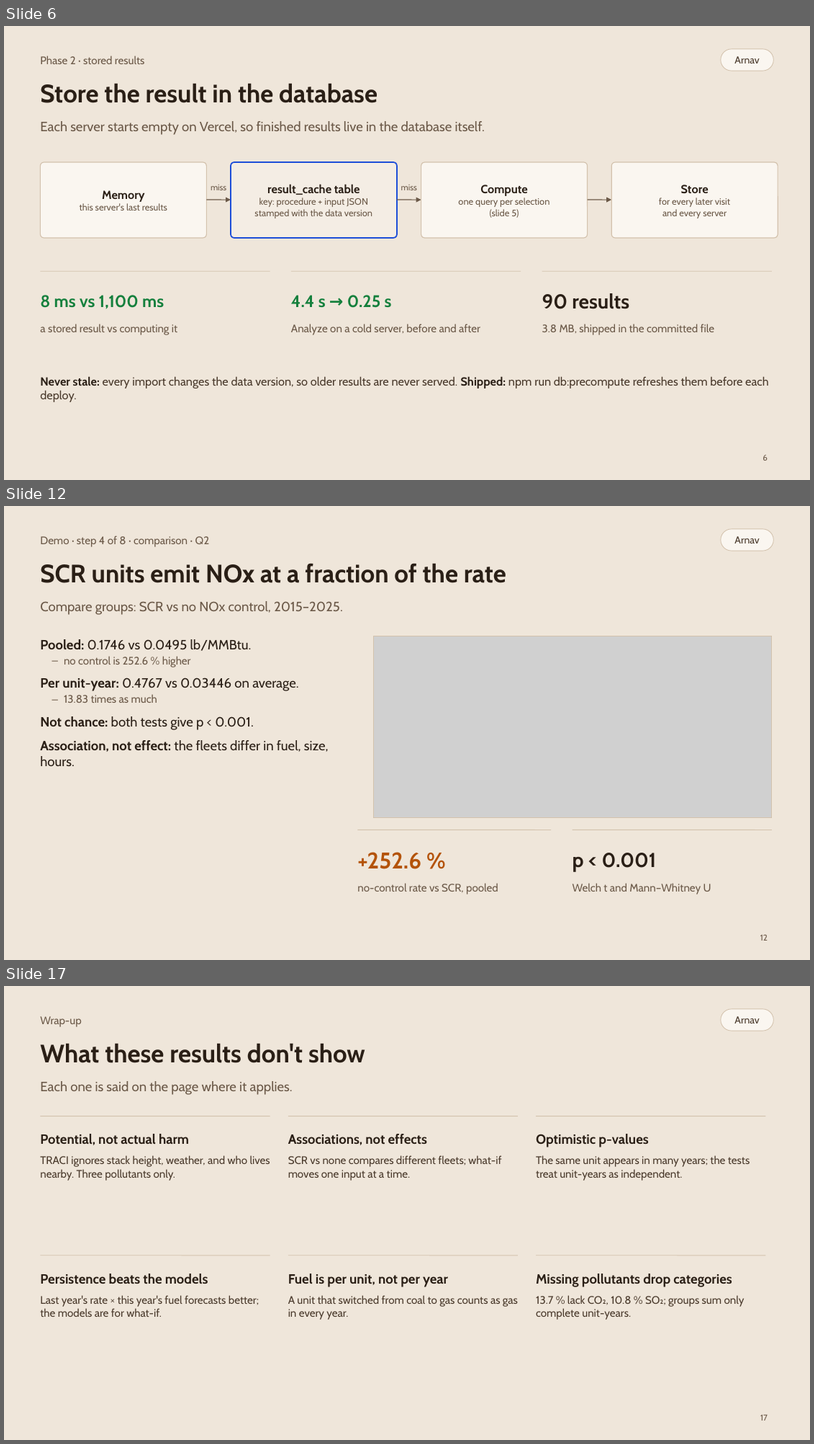
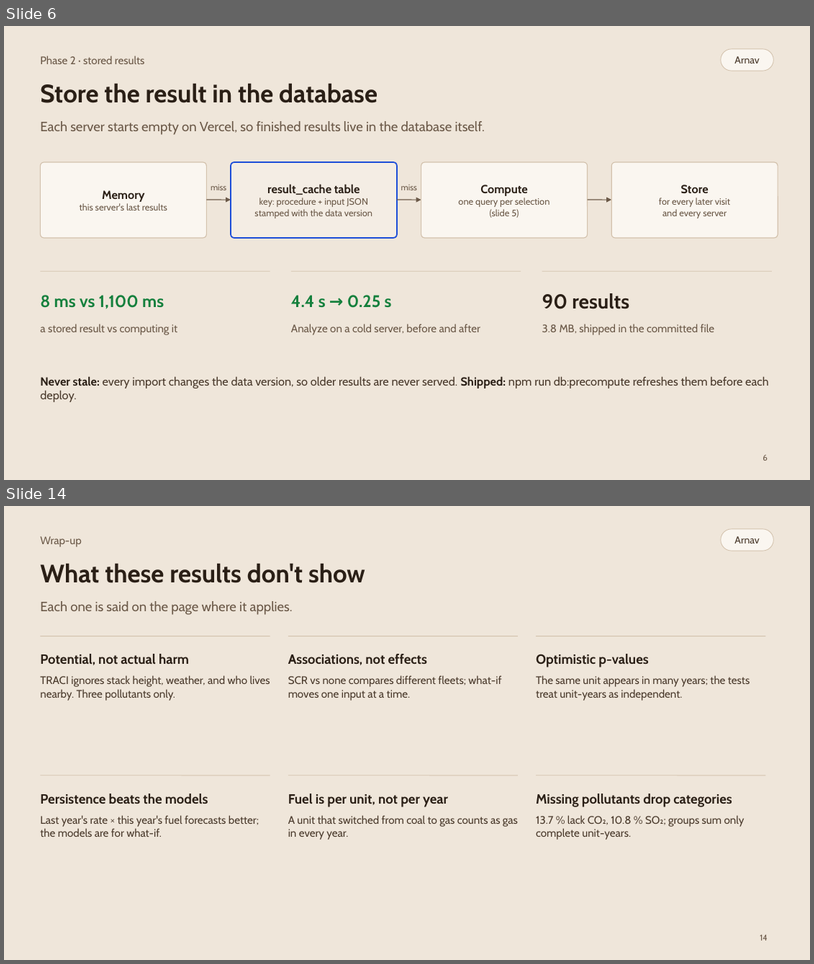
Before and after one commit to raajbanga/epaData, a slide deck: report/phase2/slides/epaData-slides.pptx. Shown one above the other, each under a label of ours: slides 6, 12 and 17 before the commit, slides 6 and 14 after it; the slides between them are not shown. The pictures are 814x1444 and 814x964 pixels, drawn with LibreOffice and Linux fonts; fonts in the diff are those of the drawing; grey boxes stand for pictures. Boxes give left, top, right and bottom in pixels: in the first picture for what was removed or moved away, otherwise in the second. Text is boxed around its words. In the diff, an @@ line names an element or a change of style, - is before the commit and + after.

Commit message:
docs(slides): explain TRACI and the data split; demo two steps per slide
- New slides: which TRACI factors and why, and how they map onto our mass columns
- New slides: the year-based split and why, and how each model was chosen
- Demo steps two per slide; drop the demo overview
- Live site link as large as the GitHub link

```diff
--- a/report/phase2/slides/epaData-slides.pptx
+++ b/report/phase2/slides/epaData-slides.pptx
@@ slide 12 removed at bbox=[4, 506, 810, 960], background #EFE6DA @@
@@ text removed at bbox=[40, 536, 210, 546] @@
-Demo · step 4 of 8 · comparison · Q2
@@ rounded rectangle removed at bbox=[721, 529, 774, 551] @@
@@ text removed at bbox=[735, 536, 759, 543] @@
-Arnav
@@ text removed at bbox=[40, 563, 507, 583] @@
-SCR units emit NOx at a fraction of the rate
@@ text removed at bbox=[40, 601, 343, 615] @@
-Compare groups: SCR vs no NOx control, 2015–2025.
@@ text removed at bbox=[40, 639, 329, 766] @@
-▪ Pooled: 0.1746 vs 0.0495 lb/MMBtu.
-  – no control is 252.6 % higher
-▪ Per unit-year: 0.4767 vs 0.03446 on average.
-  – 13.83 times as much
-▪ Not chance: both tests give p < 0.001.
-▪ Association, not effect: the fleets differ in fuel, size, hours.
@@ picture removed at bbox=[373, 636, 772, 818] @@
@@ rectangle removed at bbox=[373, 636, 772, 818] @@
@@ line removed from (358, 830) to (551, 830) @@
@@ line removed from (573, 830) to (772, 830) @@
@@ text removed at bbox=[358, 852, 422, 869] @@
-+252.6 %
@@ text removed at bbox=[573, 852, 657, 872] @@
-p < 0.001
@@ text removed at bbox=[358, 883, 499, 894] @@
-no-control rate vs SCR, pooled
@@ text removed at bbox=[573, 883, 712, 894] @@
-Welch t and Mann–Whitney U
@@ page number removed at bbox=[761, 934, 768, 940] @@
-12
@@ what was slide 17 is now slide 14 @@
@@ page number at bbox=[760, 934, 768, 940]: text changed @@
-17
+14
```
Also in this commit, not shown: 1 slide changed, 7 slides added, 9 other slides removed, 3 other files.
